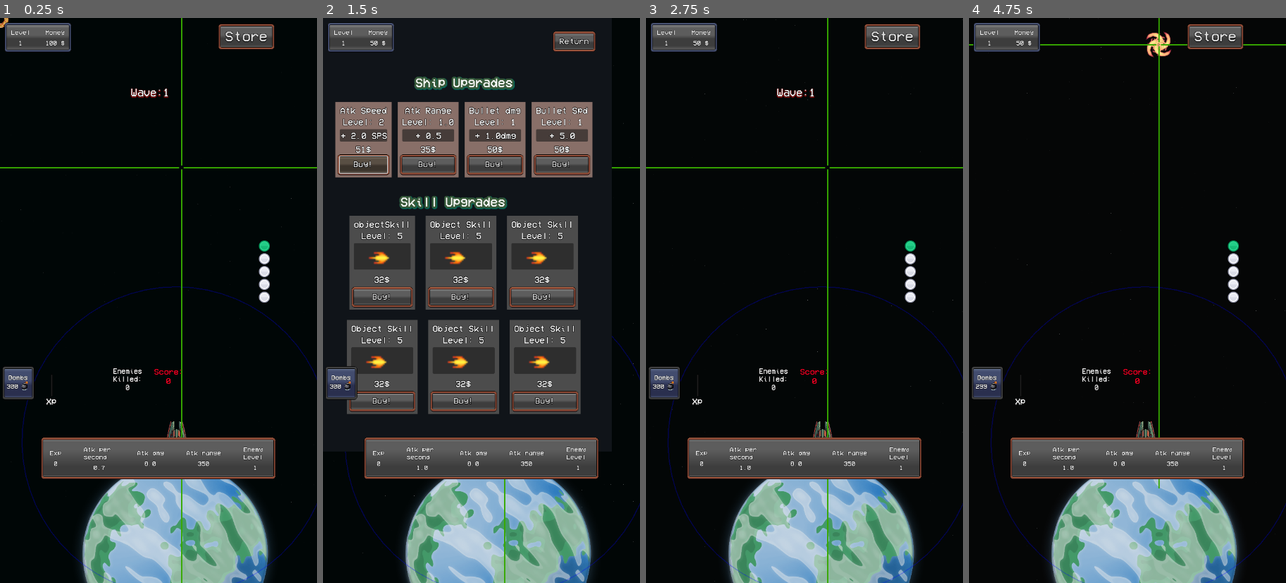
Above: before the commit, frames 1-4 (left to right).
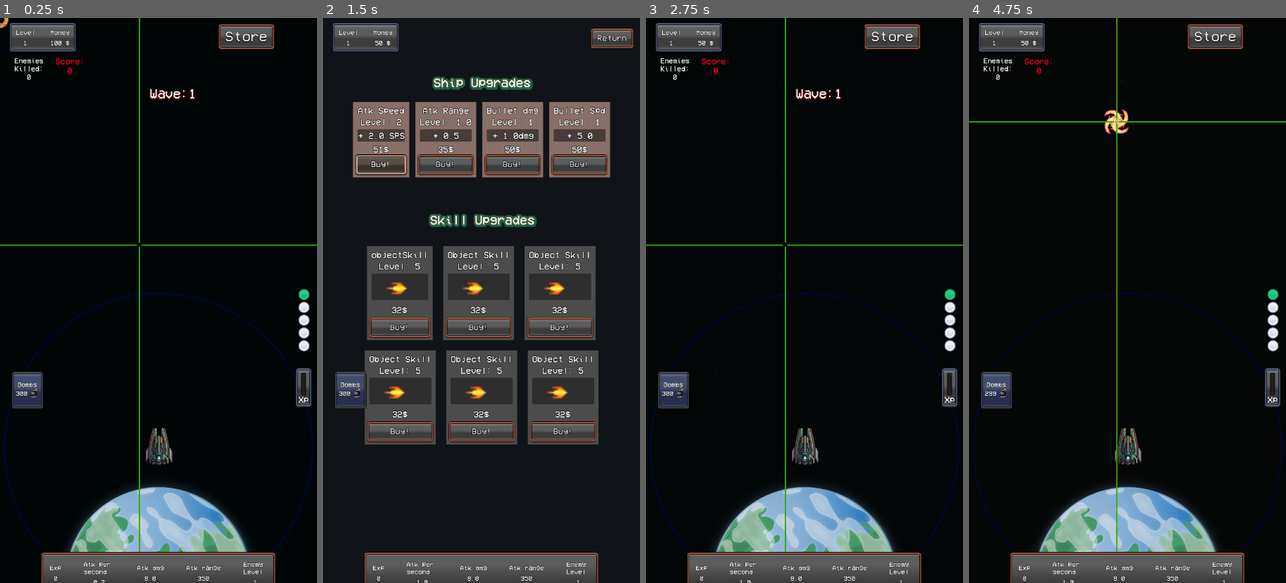
Above: after the commit, the same moments.

Repository: MauroCastro1705/mini_auto_battler
Game: Godot game, scene res://test/test-scene.tscn
The game is run twice, just before and just after one commit, with the same random seed, the same clock (stepped at 60 frames per second) and the same inputs.
Inputs (mouse positions are in pixels of both pictures, inside the frame that each line leads up to):
- Up to frame 1 (0.25 s): no input
- Up to frame 2 (1.5 s): click "Store" at 0.5 s; click "Buy!" at 1.25 s
- Up to frame 3 (2.75 s): click "Return" at 2 s
- Up to frame 4 (4.75 s): tap Enter at 2.75 s; move the mouse to (1197, 272) at 2.77 s; hold W (arriba) 2.78-3.5 s; tap D (der) at 2.85 s; click (1197, 272) at 2.92 s; drag from (1064, 328) to (1146, 441) at 3.52 s; tap Space (shoot) at 4.25 s; move the mouse to (1159, 176) at 4.27 s; hold W (arriba) from 4.28 s (still down); tap O at 4.35 s

The runs differ from the first frame. In frame 1, 20% of the frame differs, in the area x 0-100%, y 0-100%; in frame 2, 48%; in frame 3, 20%; in frame 4, 20%.

Commit message:
spawn change

Diff:
--- a/autoloads/Global.gd
+++ b/autoloads/Global.gd
@@ -7,6 +7,7 @@
 
 #player vars
 var player:Node = null
+var planet
 var player_score:int = 0
 var player_money:int = 100
 var player_logros:int = 0
--- /dev/null
+++ b/character/planet/planet.gd
@@ -0,0 +1,15 @@
+extends Node2D
+
+#sistema de dificultad
+#var easy_enemigo_infiltrate_count:int = 5
+#var normal_enemigo_infitrate_count:int = 3
+#var hard_enemigo_infiltrate_count:int = 0
+#var enemigos_infiltrados:int = 0
+
+func _ready() -> void:
+	Global.planet = self
+
+
+func _on_area_2d_body_entered(body: Node2D) -> void:
+	if body.is_in_group("enemigos"):
+		print("--------enemigo llego------")
--- /dev/null
+++ b/character/planet/planet.tscn
@@ -0,0 +1,16 @@
+[gd_scene load_steps=3 format=3 uid="uid://pue181nk6b4y"]
+
+[ext_resource type="Script" uid="uid://b0qh0w61ybxlk" path="res://character/planet/planet.gd" id="1_iqdcd"]
+
+[sub_resource type="CircleShape2D" id="CircleShape2D_rw2cy"]
+radius = 37.054
+
+[node name="Planet" type="Node2D"]
+script = ExtResource("1_iqdcd")
+
+[node name="Area2D" type="Area2D" parent="."]
+
+[node name="CollisionShape2D" type="CollisionShape2D" parent="Area2D"]
+shape = SubResource("CircleShape2D_rw2cy")
+
+[connection signal="body_entered" from="Area2D" to="." method="_on_area_2d_body_entered"]
--- a/enemies/enemigo_1.gd
+++ b/enemies/enemigo_1.gd
@@ -29,8 +29,8 @@
 func _process(_delta):
 	if not active:
 		return
-	if Global.player and is_instance_valid(Global.player):
-		var dir = (Global.player.global_position - global_position).normalized()
+	if Global.planet and is_instance_valid(Global.planet):
+		var dir = (Global.planet.global_position - global_position).normalized()
 		velocity = dir * speed
 		ship.rotation = dir.angle() + deg_to_rad(90)
 		move_and_slide()
--- a/managers/enemy_spawner/enemy_spawner.gd
+++ b/managers/enemy_spawner/enemy_spawner.gd
@@ -4,7 +4,7 @@
 @onready var enemy_pool: EnemyPool = $"../EnemyPool"
 @onready var spawner_area: Area2D = $spawner_area
 
-@export var spawn_rate := 5.0
+@export var spawn_rate := 5.0 #lower es mas rapido
 
 var enemies_spawned:int = 0
 var enemies_to_spawn:int = 0
--- a/managers/enemy_spawner/enemy_spawner.tscn
+++ b/managers/enemy_spawner/enemy_spawner.tscn
@@ -9,7 +9,7 @@
 script = ExtResource("1_qxjv0")
 
 [node name="spawner_area" type="Area2D" parent="."]
-position = Vector2(0, -80)
+position = Vector2(43, -78)
 
 [node name="CollisionShape2D" type="CollisionShape2D" parent="spawner_area"]
 position = Vector2(322, 125)
--- a/project.godot
+++ b/project.godot
@@ -25,8 +25,8 @@
 
 window/size/viewport_width=720
 window/size/viewport_height=1280
+window/size/mode=3
 window/stretch/mode="viewport"
-window/stretch/scale_mode="integer"
 window/handheld/orientation=1
 
 [editor_plugins]
--- a/test/paredes/pared.tscn
+++ b/test/paredes/pared.tscn
@@ -1,12 +1,12 @@
 [gd_scene load_steps=2 format=3 uid="uid://bqpnlni4edevw"]
 
 [sub_resource type="RectangleShape2D" id="RectangleShape2D_i0yon"]
-size = Vector2(42, 993)
+size = Vector2(42, 1275)
 
 [node name="Pared" type="StaticBody2D"]
 collision_layer = 8
 collision_mask = 8
 
 [node name="CollisionShape2D" type="CollisionShape2D" parent="."]
-position = Vector2(1, 486.5)
+position = Vector2(1, 627.5)
 shape = SubResource("RectangleShape2D_i0yon")
--- a/test/test-scene.tscn
+++ b/test/test-scene.tscn
@@ -16,6 +16,7 @@
 [ext_resource type="PackedScene" uid="uid://b631jjvhgsbol" path="res://proyectiles/bomb/bomb_1.tscn" id="13_ehe6g"]
 [ext_resource type="PackedScene" uid="uid://bqpnlni4edevw" path="res://test/paredes/pared.tscn" id="15_3wcnv"]
 [ext_resource type="PackedScene" uid="uid://bnp2dnfpc6rmn" path="res://ui/wave ui/wave_control.tscn" id="16_pd52j"]
+[ext_resource type="PackedScene" uid="uid://pue181nk6b4y" path="res://character/planet/planet.tscn" id="17_5oahq"]
 
 [sub_resource type="ShaderMaterial" id="ShaderMaterial_ehe6g"]
 shader = ExtResource("1_s3pen")
@@ -41,28 +42,30 @@
 [node name="Test-scene" type="Node2D"]
 
 [node name="ColorRect" type="ColorRect" parent="."]
-offset_right = 738.0
-offset_bottom = 1298.0
+offset_right = 720.0
+offset_bottom = 1280.0
 mouse_filter = 2
 color = Color(0, 0, 0, 1)
 metadata/_edit_lock_ = true
 
 [node name="ColorRect2" type="ColorRect" parent="."]
 material = SubResource("ShaderMaterial_ehe6g")
-offset_right = 731.0
-offset_bottom = 1298.0
+offset_right = 720.0
+offset_bottom = 1280.0
 mouse_filter = 2
 color = Color(0, 0, 0, 1)
 metadata/_edit_lock_ = true
 
 [node name="Sprite2D" type="Sprite2D" parent="."]
-position = Vector2(398, 1215)
+position = Vector2(360, 1273)
 scale = Vector2(0.410937, 0.410937)
 texture = ExtResource("1_b3u66")
+metadata/_edit_lock_ = true
 
 [node name="Player" parent="." instance=ExtResource("1_5d1lj")]
-position = Vector2(400, 959)
+position = Vector2(360, 974)
 rotation = -1.57079
+metadata/_edit_lock_ = true
 
 [node name="focal_point" type="Marker2D" parent="."]
 position = Vector2(334, 465)
@@ -76,10 +79,10 @@
 [node name="CanvasLayer" type="CanvasLayer" parent="."]
 
 [node name="MobsKilled" parent="CanvasLayer" instance=ExtResource("7_v52jn")]
-offset_left = 136.0
-offset_top = 779.4
-offset_right = 136.0
-offset_bottom = 779.44
+offset_left = -88.0
+offset_top = 76.2
+offset_right = -88.0
+offset_bottom = 76.24
 metadata/_edit_lock_ = true
 
 [node name="WaveControl" parent="CanvasLayer" instance=ExtResource("16_pd52j")]
@@ -91,37 +94,41 @@
 anchor_top = 0.102
 anchor_right = 0.08
 anchor_bottom = 0.183
-offset_left = 81.72
-offset_top = 672.08
-offset_right = 81.72
-offset_bottom = 672.08
+offset_left = 654.56
+offset_top = 666.44
+offset_right = 654.56
+offset_bottom = 666.44
 
 [node name="Upgrade-menu" parent="CanvasLayer" instance=ExtResource("9_jipin")]
 visible = false
 
 [node name="Always" parent="CanvasLayer" instance=ExtResource("8_q134b")]
+offset_left = 11.0
+offset_right = 11.28
+metadata/_edit_lock_ = true
 
 [node name="Main_ui" parent="CanvasLayer" instance=ExtResource("5_l0d6b")]
 offset_left = 1.0
+offset_top = 130.72
 offset_right = 1.0
+offset_bottom = 134.68
 
 [node name="LogroPopUp" parent="CanvasLayer" instance=ExtResource("8_jipin")]
 process_mode = 3
 visible = false
 
 [node name="Bombs" parent="CanvasLayer" instance=ExtResource("13_6p2hi")]
-offset_left = 15.0
-offset_top = 788.0
-offset_right = 14.88
-offset_bottom = 788.0
-metadata/_edit_lock_ = true
+offset_left = 33.0
+offset_top = 800.0
+offset_right = 2.24
+offset_bottom = 793.56
 
 [node name="Timer" type="Timer" parent="."]
 wait_time = 5.0
 autostart = true
 
 [node name="Bomb1" parent="." instance=ExtResource("13_ehe6g")]
-position = Vector2(412, 339)
+position = Vector2(316, 514)
 collision_mask = 8
 safe_margin = 1.0
 
@@ -129,20 +136,23 @@
 
 [node name="Pared" parent="walls" instance=ExtResource("15_3wcnv")]
 visible = false
-position = Vector2(6, 0)
+position = Vector2(20, 1)
 
 [node name="Pared2" parent="walls" instance=ExtResource("15_3wcnv")]
 visible = false
-position = Vector2(649, 0)
+position = Vector2(698, 0)
 
 [node name="Pared3" parent="walls" instance=ExtResource("15_3wcnv")]
 visible = false
-position = Vector2(784, 970)
+position = Vector2(848, 1076)
 rotation = 1.57079
 
 [node name="Pared4" parent="walls" instance=ExtResource("15_3wcnv")]
 visible = false
-position = Vector2(784, 14)
+position = Vector2(947, 11)
 rotation = 1.57079
 
+[node name="Planet" parent="." instance=ExtResource("17_5oahq")]
+position = Vector2(582, 783)
+
 [connection signal="timeout" from="Timer" to="GameManager" method="_on_timer_timeout"]
--- a/ui/bomb_ui/bombs.tscn
+++ b/ui/bomb_ui/bombs.tscn
@@ -23,9 +23,9 @@
 anchor_left = -0.089
 anchor_right = 0.822
 anchor_bottom = 0.628
-offset_left = -0.0109997
-offset_right = -0.0220032
-offset_bottom = -0.0320015
+offset_left = 0.11396
+offset_right = 13.5879
+offset_bottom = 12.2739
 grow_horizontal = 2
 
 [node name="MarginContainer" type="MarginContainer" parent="BoxContainer"]
@@ -36,6 +36,7 @@
 theme_override_constants/margin_bottom = 1
 
 [node name="ColorRect" type="NinePatchRect" parent="BoxContainer/MarginContainer"]
+custom_minimum_size = Vector2(50, 50)
 layout_mode = 2
 texture = ExtResource("2_kxjir")
 region_rect = Rect2(63.7637, 85.0508, 48.4719, 21.7629)
--- a/ui/exp_bar/exp_bar.tscn
+++ b/ui/exp_bar/exp_bar.tscn
@@ -1,7 +1,8 @@
-[gd_scene load_steps=6 format=3 uid="uid://cvuxl5jl1lkpp"]
+[gd_scene load_steps=7 format=3 uid="uid://cvuxl5jl1lkpp"]
 
 [ext_resource type="Script" uid="uid://dv4lfojcspiht" path="res://ui/exp_bar/exp_bar.gd" id="1_01o4c"]
 [ext_resource type="Texture2D" uid="uid://s4rtpv1gn3gg" path="res://assets/bullets/ui pixel/04.png" id="2_01o4c"]
+[ext_resource type="Texture2D" uid="uid://revjaw4idqp1" path="res://assets/bullets/ui pixel/All.png" id="2_gwsp1"]
 [ext_resource type="LabelSettings" uid="uid://cahn7yy0ri0b8" path="res://texto_logro.tres" id="3_4x1gj"]
 
 [sub_resource type="AtlasTexture" id="AtlasTexture_4x1gj"]
@@ -22,12 +23,24 @@
 grow_vertical = 2
 script = ExtResource("1_01o4c")
 
+[node name="ColorRect" type="NinePatchRect" parent="."]
+offset_left = -3.0
+offset_top = -4.0
+offset_right = 34.0
+offset_bottom = 85.0
+texture = ExtResource("2_gwsp1")
+region_rect = Rect2(0, 85, 48, 22)
+patch_margin_left = 8
+patch_margin_top = 8
+patch_margin_right = 8
+patch_margin_bottom = 8
+
 [node name="TextureProgressBar" type="TextureProgressBar" parent="."]
 layout_mode = 0
-offset_left = 13.0
-offset_top = 3.0
-offset_right = 20.0
-offset_bottom = 56.0
+offset_left = 9.0
+offset_top = 6.0
+offset_right = 22.0
+offset_bottom = 59.0
 value = 50.0
 fill_mode = 3
 nine_patch_stretch = true
@@ -41,8 +54,8 @@
 [node name="Label" type="Label" parent="."]
 layout_mode = 0
 offset_left = 4.0
-offset_top = 56.0
+offset_top = 58.0
 offset_right = 28.0
-offset_bottom = 78.0
+offset_bottom = 80.0
 text = "Xp"
 label_settings = ExtResource("3_4x1gj")
--- a/ui/main_box/main__ui.gd
+++ b/ui/main_box/main__ui.gd
@@ -6,8 +6,8 @@
 @onready var atk_dmg_label: Label = $BoxContainer/MarginContainer/HBoxContainer/atk_dmg/VBoxContainer/Label2
 @onready var atk_range_label: Label = $BoxContainer/MarginContainer/HBoxContainer/atk_range/VBoxContainer/Label2
 @onready var enemy_label: Label = $BoxContainer/MarginContainer/HBoxContainer/enemy_level/VBoxContainer/Label2
-var start_position = Vector2(0, 940)
-var final_position = Vector2(0, 770)#original 0, 770
+var start_position = Vector2(0, 1200)
+var final_position = Vector2(0, 1100)#original 0, 770
 
 func _ready():
 	Global.stats_updated.connect(update_labels)
--- a/ui/upgrade-menu/upgrade-menu.tscn
+++ b/ui/upgrade-menu/upgrade-menu.tscn
@@ -26,10 +26,8 @@
 anchors_preset = 15
 anchor_right = 1.0
 anchor_bottom = 1.0
-offset_left = -18.0
-offset_top = -8.0
-offset_right = 656.0
-offset_bottom = 982.0
+offset_right = 720.0
+offset_bottom = 1280.0
 grow_horizontal = 2
 grow_vertical = 2
 color = Color(0.0627451, 0.0784314, 0.0980392, 1)
@@ -39,9 +37,9 @@
 layout_mode = 1
 anchors_preset = 10
 anchor_right = 1.0
-offset_left = 209.5
+offset_left = 2.0
 offset_top = 132.0
-offset_right = 430.5
+offset_right = 721.0
 offset_bottom = 158.0
 grow_horizontal = 2
 theme_override_constants/separation = 12
@@ -51,12 +49,13 @@
 layout_mode = 2
 text = "Ship Upgrades"
 label_settings = ExtResource("2_bk28g")
+horizontal_alignment = 1
 
 [node name="upgrade-ui-holder" type="HBoxContainer" parent="Control"]
 layout_mode = 0
 offset_left = 5.0
 offset_top = 188.0
-offset_right = 635.0
+offset_right = 716.0
 offset_bottom = 363.0
 theme_override_constants/separation = 10
 alignment = 1
@@ -80,10 +79,10 @@
 anchor_top = 0.5
 anchor_right = 0.5
 anchor_bottom = 0.5
-offset_left = 176.0
-offset_top = 398.0
-offset_right = 414.0
-offset_bottom = 432.0
+offset_left = 4.0
+offset_top = 439.0
+offset_right = 720.0
+offset_bottom = 473.0
 grow_horizontal = 2
 grow_vertical = 2
 theme_override_constants/separation = 12
@@ -93,22 +92,22 @@
 layout_mode = 2
 text = "Skill Upgrades"
 label_settings = ExtResource("2_bk28g")
+horizontal_alignment = 1
 
 [node name="return_button" type="Button" parent="Control"]
 layout_mode = 0
-offset_left = 527.0
-offset_top = 35.0
-offset_right = 614.0
-offset_bottom = 72.0
+offset_left = 613.0
+offset_top = 28.0
+offset_right = 700.0
+offset_bottom = 65.0
 theme = ExtResource("7_p1gsx")
 text = "Return"
 
 [node name="upgrade skills-ui-holder" type="HBoxContainer" parent="Control"]
 layout_mode = 0
-offset_left = 30.0
-offset_top = 446.0
-offset_right = 610.0
-offset_bottom = 663.0
+offset_top = 515.0
+offset_right = 719.0
+offset_bottom = 732.0
 theme_override_constants/separation = 20
 alignment = 1
 
@@ -124,10 +123,10 @@
 
 [node name="upgrade skills-ui-holder2" type="HBoxContainer" parent="Control"]
 layout_mode = 0
-offset_left = 30.0
-offset_top = 682.0
-offset_right = 610.0
-offset_bottom = 899.0
+offset_left = 1.0
+offset_top = 751.0
+offset_right = 721.0
+offset_bottom = 968.0
 theme_override_constants/separation = 20
 alignment = 1
 
--- a/ui/wave ui/wave_control.tscn
+++ b/ui/wave ui/wave_control.tscn
@@ -7,7 +7,7 @@
 
 [sub_resource type="LabelSettings" id="LabelSettings_w4vgn"]
 font = ExtResource("4_n4tl8")
-font_size = 25
+font_size = 30
 outline_size = 3
 outline_color = Color(0, 0, 0, 1)
 shadow_size = 6
@@ -27,20 +27,20 @@
 
 [node name="Label" type="Label" parent="."]
 layout_mode = 2
-offset_left = 297.0
+offset_left = 340.0
 offset_top = 154.0
-offset_right = 389.0
-offset_bottom = 182.0
+offset_right = 475.0
+offset_bottom = 196.0
 text = "Wave:"
 label_settings = SubResource("LabelSettings_w4vgn")
 
 [node name="HBoxContainer" type="VBoxContainer" parent="."]
 custom_minimum_size = Vector2(10, 25)
 layout_mode = 2
-offset_left = 588.0
-offset_top = 501.0
-offset_right = 613.0
-offset_bottom = 642.0
+offset_left = 678.0
+offset_top = 611.0
+offset_right = 703.0
+offset_bottom = 752.0
 
 [node name="TextureRect" type="TextureRect" parent="HBoxContainer"]
 custom_minimum_size = Vector2(25, 25)
Not shown, added: character/planet/planet.gd.uid
Not shown: 1 places in test/test-scene.tscn that only renumber resources
